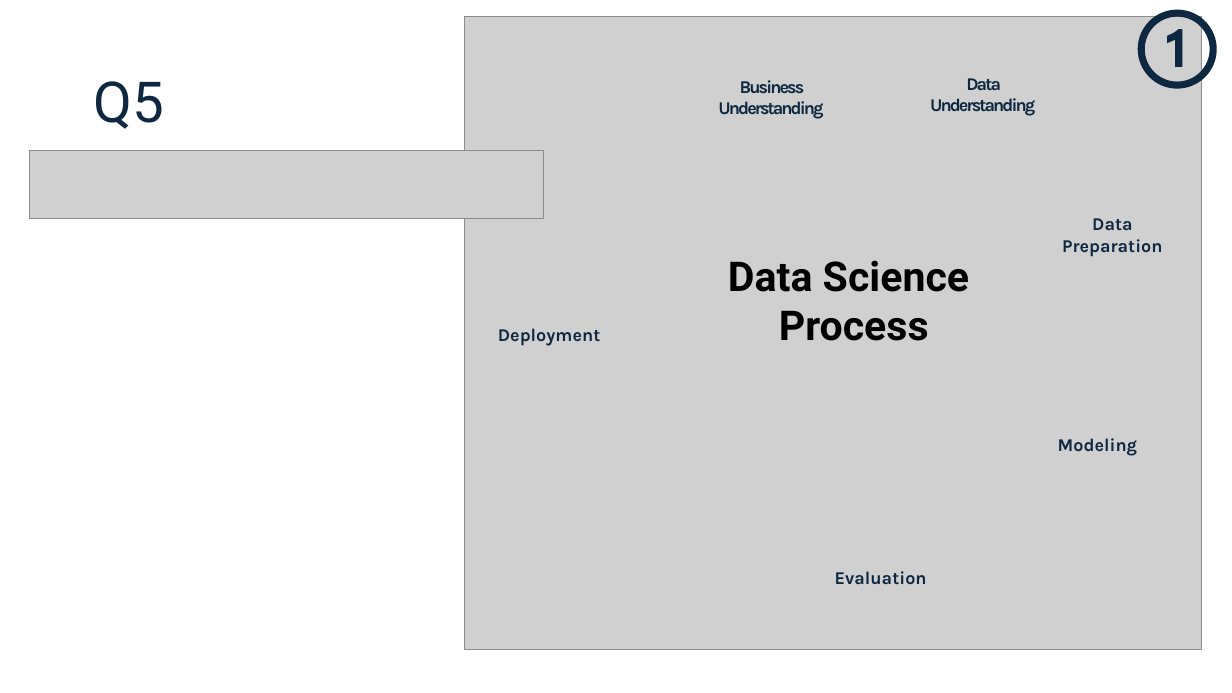
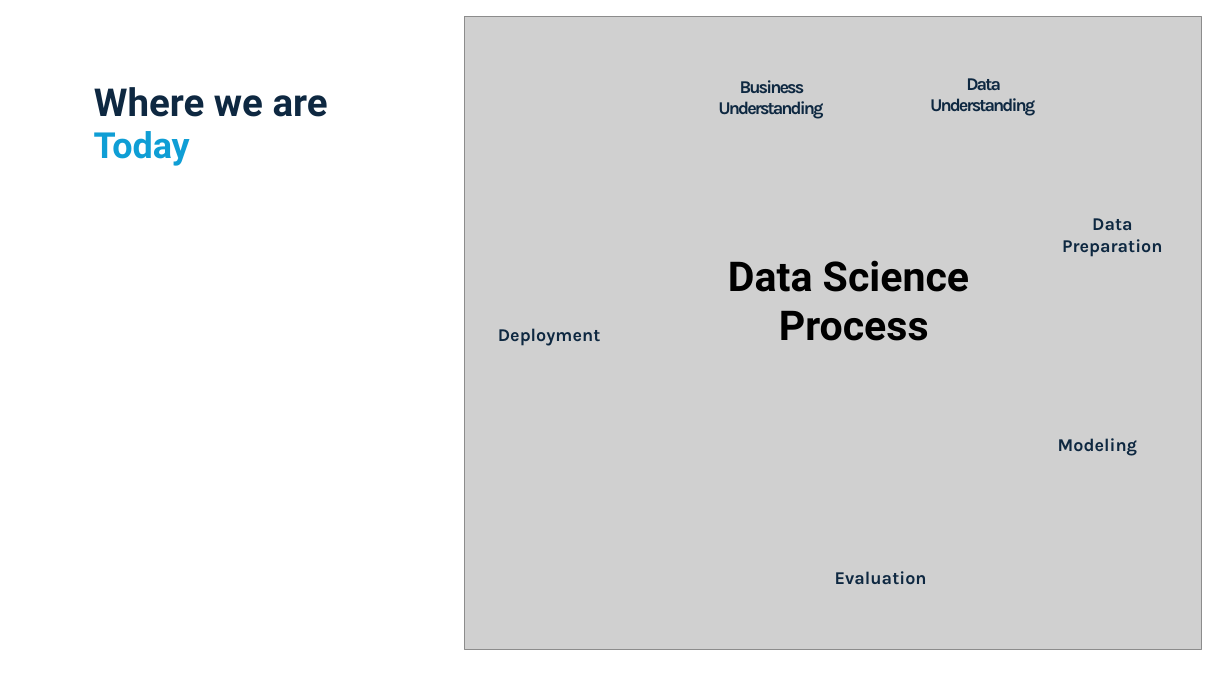
Before and after one commit to connordouglas10/DS-Tech-2025January, a slide deck: slide 52 of Modules/Module3/Slides 3.pptx (slide 14 before the commit). Drawn at 1232x693 pixels with LibreOffice and Linux fonts; fonts in the diff are those of the drawing; grey boxes stand for pictures. Boxes give left, top, right and bottom in pixels: in the first picture for what was removed or moved away, otherwise in the second. Text is boxed around its words. In the diff, an @@ line names an element or a change of style, - is before the commit and + after.

```diff
--- a/Modules/Module3/Slides 3.pptx
+++ b/Modules/Module3/Slides 3.pptx
@@ freeform shape removed at box(1141, 12, 1214, 86) @@
@@ freeform shape removed at box(1170, 31, 1180, 64) @@
@@ title at box(94, 87, 328, 117): text changed; size 44 to 30 pt; bold on @@
-Q5
+Where we are
@@ text added at box(94, 131, 190, 166), 28 pt, text #0F9ED5, bold @@
+Today
@@ picture removed at box(30, 151, 543, 219) @@
```
Also in this commit, not shown: 8 other slides changed, 50 slides added, 18 slides removed, 4 other files.
